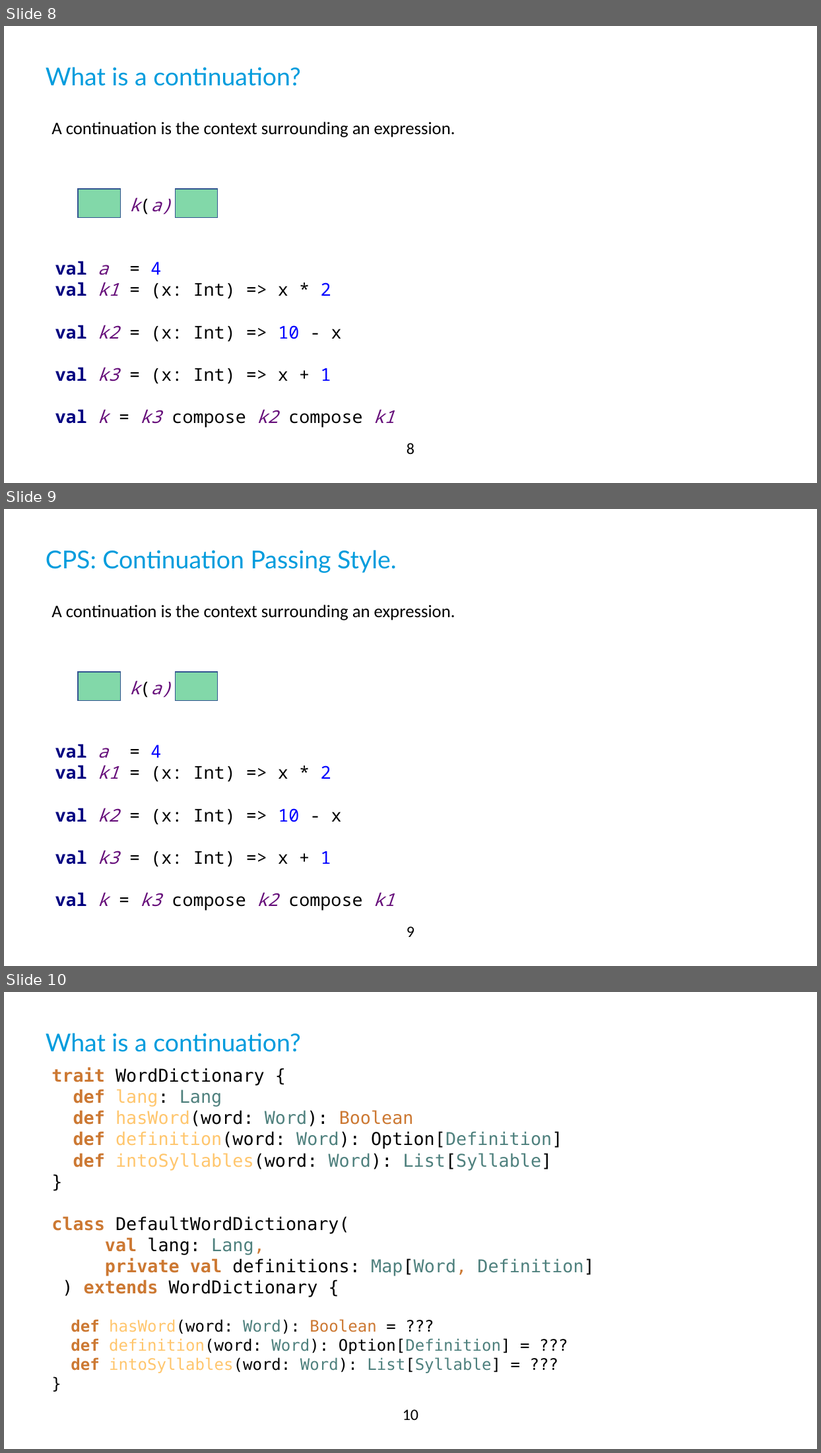
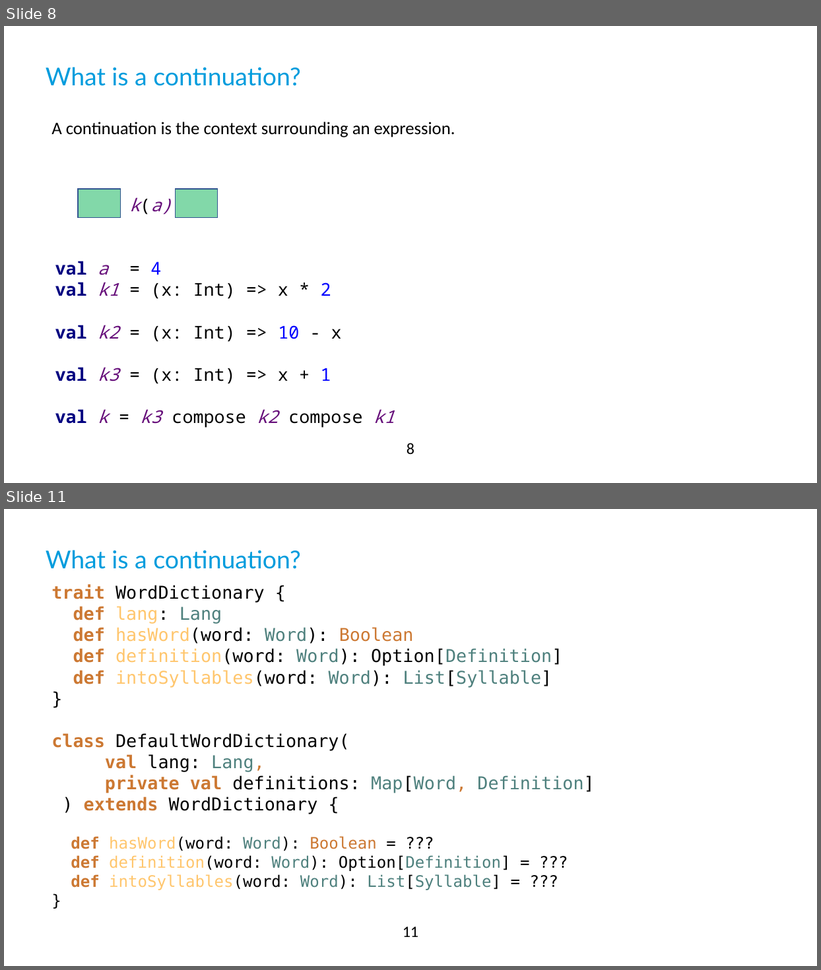
Before and after one commit to qqupp/continuations-playground, a slide deck: docs/diy-continuations.pptx. Shown one above the other, each under a label of ours: slides 8, 9 and 10 before the commit, slides 8 and 11 after it; the slides between them are not shown. The pictures are 821x1453 and 821x970 pixels, drawn with LibreOffice and Linux fonts; fonts in the diff are those of the drawing; background and template pictures are left out. Boxes give left, top, right and bottom in pixels: in the first picture for what was removed or moved away, otherwise in the second. Text is boxed around its words. In the diff, an @@ line names an element or a change of style, - is before the commit and + after.

```diff
--- a/docs/diy-continuations.pptx
+++ b/docs/diy-continuations.pptx
@@ slide 9 removed at <box>4,509,817,966</box>, background #FFFFFF; not listed: 1 template element that a slide beside it also shows @@
@@ title removed at <box>46,550,396,573</box> @@
-CPS: Continuation Passing Style.
@@ text removed at <box>52,605,455,621</box> @@
-A continuation is the context surrounding an expression.
@@ text removed at <box>55,681,395,911</box> @@
-k(a)
-val a = 4
-val k1 = (x: Int) => x * 2
-val k2 = (x: Int) => 10 - x
-val k3 = (x: Int) => x + 1
-val k = k3 compose k2 compose k1
@@ rectangle removed at <box>78,672,120,701</box> @@
@@ rectangle removed at <box>176,672,218,701</box> @@
@@ what was slide 10 is now slide 11 @@
@@ page number at <box>403,927,418,937</box>: text changed @@
-10
+11
```
Also in this commit, not shown: 2 slides added, 2 other files.
